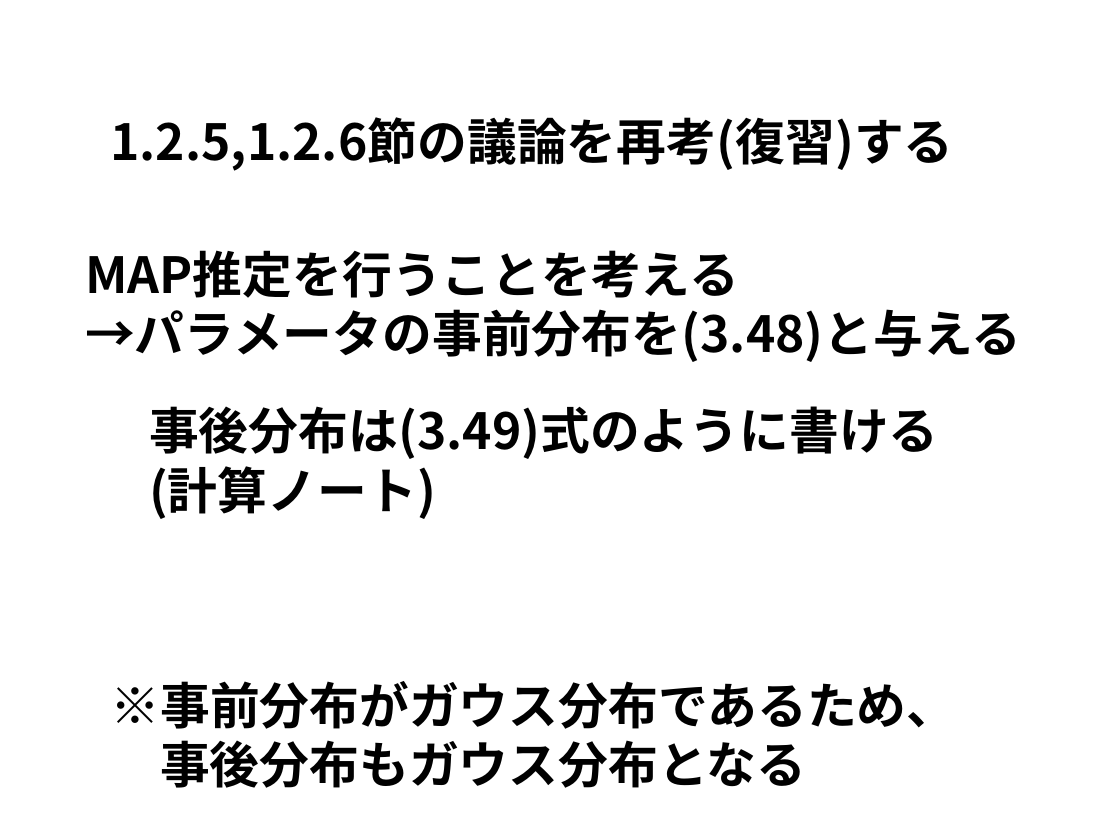
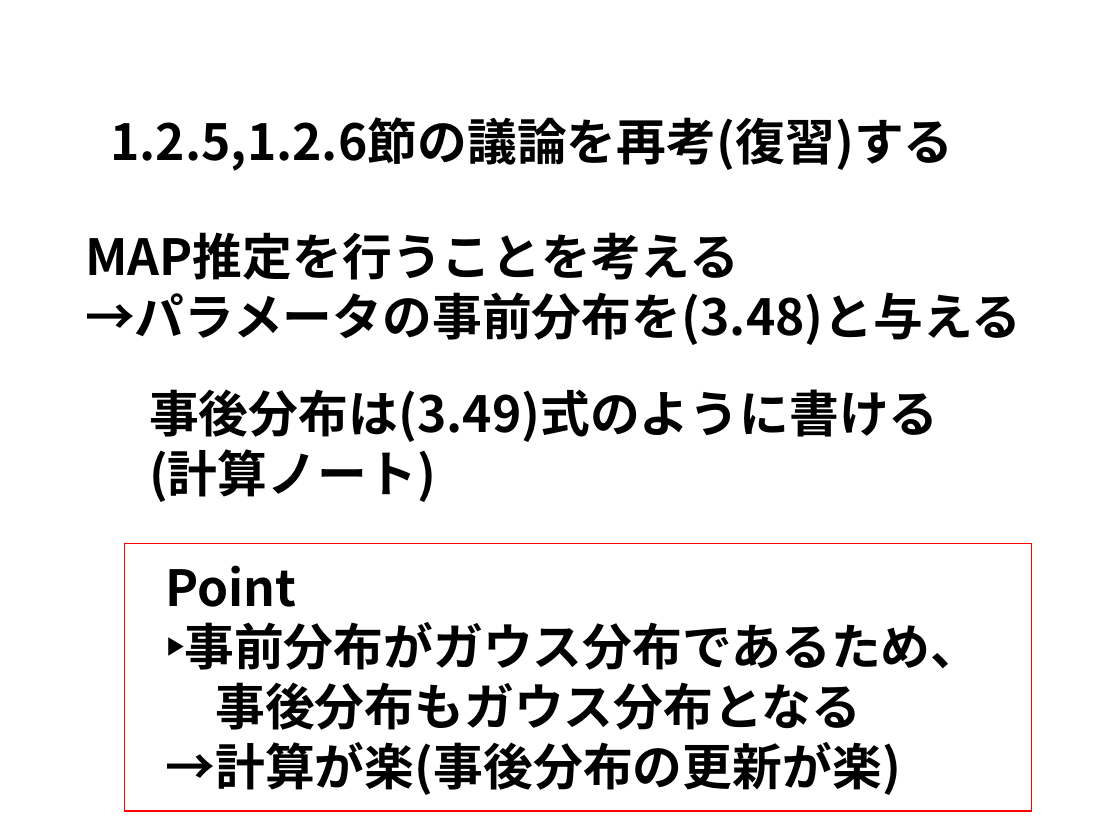
Before and after one commit to j-i-k-o/PRMLSeminar, a slide deck: slide 23 of 3章/PRML3章.pptx (slide 18 before the commit). Drawn at 1120x840 pixels with LibreOffice and Linux fonts; fonts in the diff are those of the drawing. Boxes give left, top, right and bottom in pixels: in the first picture for what was removed or moved away, otherwise in the second. Text is boxed around its words. In the diff, an @@ line names an element or a change of style, - is before the commit and + after.

```diff
--- a/3章/PRML3章.pptx
+++ b/3章/PRML3章.pptx
@@ text "MAP推定を行うことを考える" moved from (x1=85, y1=250, x2=1021, y2=362) to (x1=85, y1=232, x2=1021, y2=345) @@
@@ text "事後分布は(3.49)式のように書ける" moved from (x1=149, y1=406, x2=939, y2=519) to (x1=149, y1=389, x2=939, y2=502) @@
@@ rectangle added at (x1=124, y1=543, x2=1032, y2=811), outline #FF0000 1 pt @@
@@ text "Point" moved from (x1=110, y1=681, x2=956, y2=788) to (x1=166, y1=565, x2=981, y2=795) @@
@@ text at (x1=166, y1=565, x2=981, y2=670): text changed @@
-※事前分布がガウス分布であるため、
+Point
+‣事前分布がガウス分布であるため、
@@ text at (x1=166, y1=742, x2=901, y2=795): paragraph added @@
+→計算が楽(事後分布の更新が楽)
```
Also in this commit, not shown: 4 other slides changed, 7 slides added.
